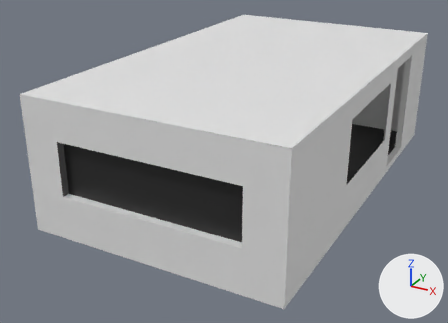
A saved change to the FBX model Assets/Aula.fbx.
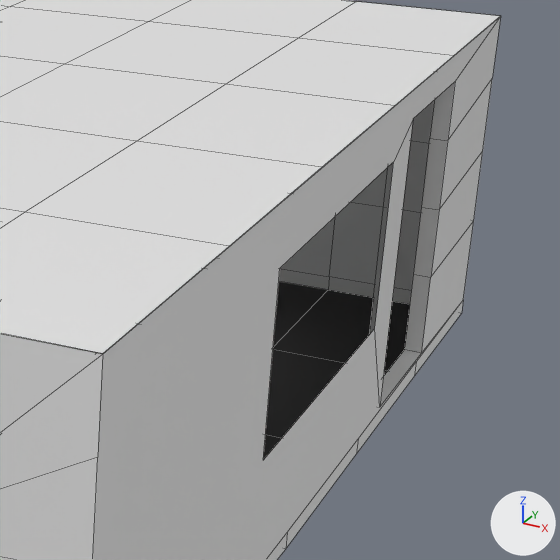
Old and new are each drawn whole from a 50 mm camera at (6.51, -13.65, 5.34) aimed at (-0.54, -0.82, -1.08) and again close up on the part from 57% to 100% of the width and 9% to 68% of the height. The axes (+X, +Y, +Z) are drawn at lower right. The lights are the same throughout. The last two pictures show the newer version. The close-ups show mesh edges as thin lines. Where no turn or scale is listed for an object, it has been applied to the vertices.

In view in the first close-up: 'Cube', 'Paredes', 'Piso', 'Techo'.
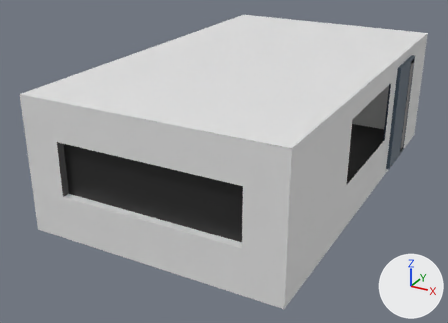
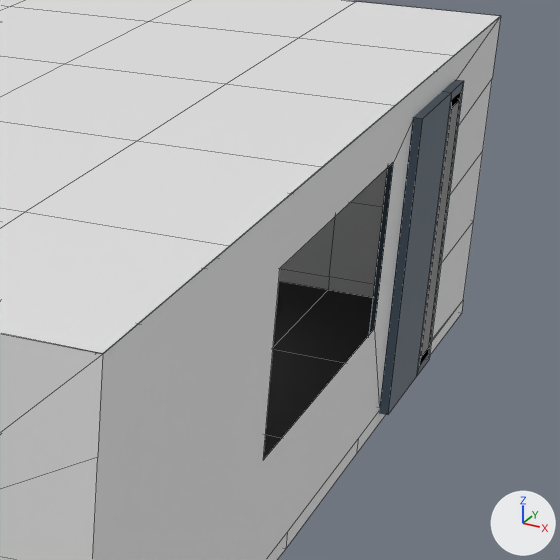
The newer file is also turned or shifted as a whole; pictures and numbers use the older file's frame.

Changed parts and their boxes [x1, y1, x2, y2] in the close-ups (560 x 560 px):
'Puerta', added
    after: [369, 80, 464, 415]
    faces in mat_material (dark blue #495a6a): [369, 80, 464, 415]
    faces in mat_material_005 (grey #7e7e7e): [421, 100, 460, 357]
'Cube', unchanged, covered by the edit
    before: [267, 82, 463, 560]
    after: [267, 301, 463, 560]

Patch to the scene script:
```diff
--- a/Assets/Aula.fbx.py
+++ b/Assets/Aula.fbx.py
@@ mat_material_005 @@
+mat_material_005 = principled_material('Material.005')
+mat_material_005.base_color = (0.209, 0.209, 0.209)  # grey #7e7e7e
@@ mat_material @@
+mat_material = principled_material('Material')
+mat_material.base_color = (0.0666, 0.103, 0.143)  # dark blue #495a6a
@@ me_cube_007_1 @@
+me_cube_007_1.from_pydata([(-0.13, -0.74, -1.38), (-0.13, -0.74, 1.38), (-0.13, 0.74, -1.38), (-0.13, 0.74, 1.38), (0.13, -0.74, -1.38), (0.13, -0.74, 1.38), (0.13, 0.66, -1.22), (0.13, 0.66, 1.22), (-0.13, 0.27, -1.38), (-0.13, 0.27, 1.38), (0.13, 0.36, -1.22), (0.13, 0.36, 1.22), (0.13, 0.74, 1.38), (0.13, 0.74, -1.38), (0.13, 0.27, -1.38), (0.13, 0.27, 1.38)], [], [(10, 6, 2, 8), (2, 3, 12, 13), (14, 15, 5, 4), (4, 5, 1, 0), (8, 14, 4, 0), (15, 9, 1, 5), (12, 3, 9, 15), (2, 13, 14, 8), (11, 10, 8, 9), (0, 1, 9, 8), (7, 6, 13, 12), (6, 10, 14, 13), (11, 7, 12, 15), (10, 11, 15, 14), (6, 7, 3, 2), (7, 11, 9, 3), (6, 10, 11, 7)])
+for i in [16]: me_cube_007_1.polygons[i].material_index = 1
+me_cube_007_1.materials.append(mat_material)  # dark blue #495a6a
+me_cube_007_1.materials.append(mat_material_005)  # grey #7e7e7e
@@ ob_puerta @@
+ob_puerta = bpy.data.objects.new('Puerta', me_cube_007_1)
+ob_puerta.location = (2.958, 2.486, -0.141)
```
